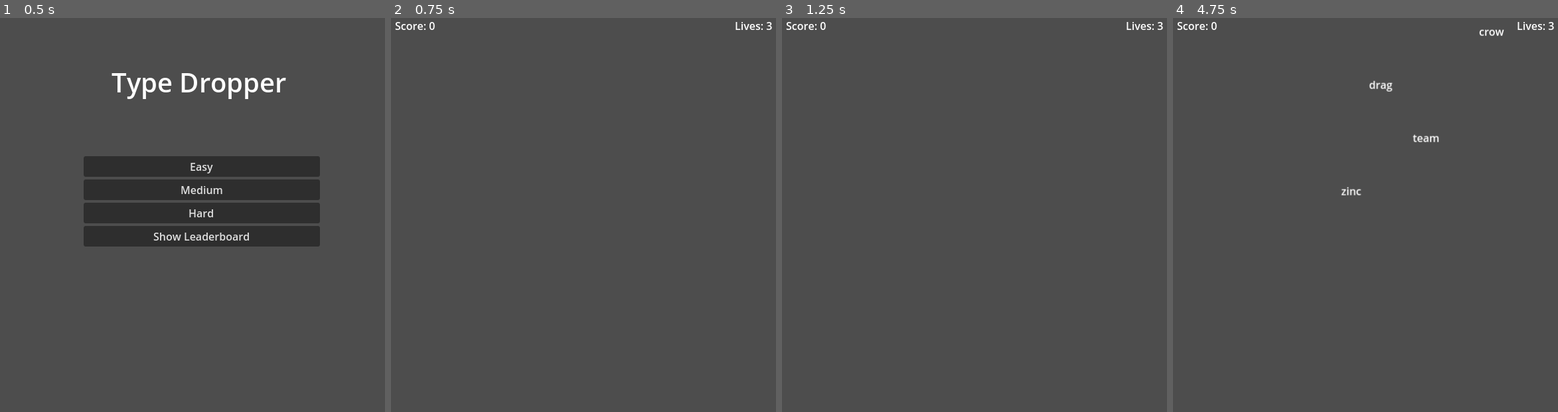
Above: before the commit, frames 1-4 (left to right).
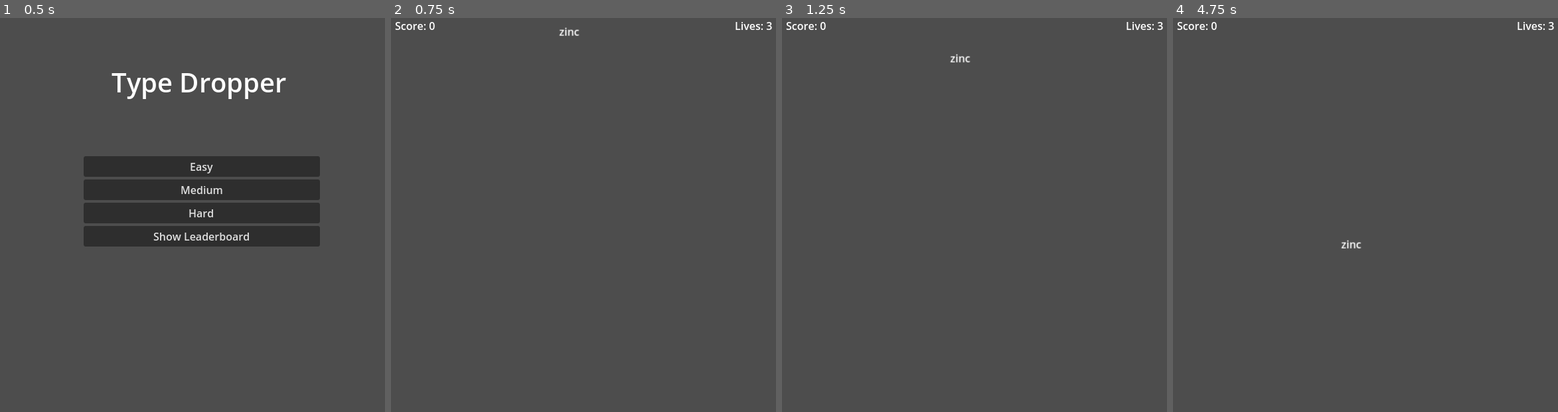
Above: after the commit, the same moments.

Repository: Sneakyweasel90/TypeDropper_Godot
Game: Godot game, scene res://MainMenu.tscn
Same seed, same stepped clock (60 frames per second), same inputs: the game is played once before the commit and once after it.
Inputs:
- Up to frame 1 (0.5 s): no input
- Up to frame 2 (0.75 s): click "Easy" at 0.5 s
- Up to frame 3 (1.25 s): no input
- Up to frame 4 (4.75 s): tap Enter at 1.25 s; tap Backspace every 0.75 s from 1.35 to 4.35 s; tap Space at 2 s

Frame 1 is identical in both runs. In frame 2, less than 0.1% of the frame differs, in the area x 43-49%, y 2-5%; in frame 3, less than 0.1%; in frame 4, 0.4%, in the area x 43-87%, y 2-59%.

Commit message:
added text removal when not typed correctly

Diff:
--- a/type-dropper/FallingWord.gd
+++ b/type-dropper/FallingWord.gd
@@ -16,11 +16,18 @@
 
 func _process(delta):
 	position.y += speed * delta
+	var parent_node = get_parent()
 
 	if position.y > 600:
 		if get_parent().has_method("decrease_life"):
 			get_parent().decrease_life()
 		queue_free()
+		if get_parent().current_word == self:
+			get_parent().current_word = null
+			get_parent().current_input = ""
+			if parent_node.has_node("InputLabel"):
+				parent_node.get_node("InputLabel").text = ""
+			get_parent().spawn_word()
 
 func check_word(input_text: String) -> bool:
 	typed_length = 0
--- a/type-dropper/Typedropper.gd
+++ b/type-dropper/Typedropper.gd
@@ -7,6 +7,8 @@
 var lives: int = 3
 var words: Array = []
 var current_input: String = ""
+var word_speed = 80
+var current_word: Node = null # Need to track the active word with this
 
 func _ready():
 	if $GameOverLabel:
@@ -14,7 +16,9 @@
 	if $InputLabel:
 		$InputLabel.text = ""
 
-	$SpawnTimer.timeout.connect(spawn_word)
+	var path = "res://words/%s.txt" % difficulty
+	load_words(path)
+	spawn_word()
 
 func setup(difficulty_choice: String):
 	difficulty = difficulty_choice
@@ -41,7 +45,10 @@
 	#print("Loaded words:", words)
 
 func _input(event):
-	if event is InputEventKey and event.pressed:
+	if not current_word:
+		return
+
+	if event is InputEventKey and event.is_pressed():
 		if event.keycode == Key.KEY_BACKSPACE:
 			if current_input.length() > 0:
 				current_input = current_input.substr(0, current_input.length() - 1)
@@ -53,18 +60,14 @@
 			if $InputLabel:
 				$InputLabel.text = current_input
 
-		for child in get_children():
-			if child.has_method("check_word") and child.check_word(current_input):
-				score += 100
-				current_input = ""
-				if $InputLabel:
-					$InputLabel.text = ""
-				break
-
-		if current_input.length() > 15:
+		if current_word.has_method("check_word") and current_word.check_word(current_input):
+			score += 100
+			word_speed += 2
 			current_input = ""
 			if $InputLabel:
 				$InputLabel.text = ""
+			current_word = null
+			spawn_word()
 
 func _process(_delta):
 	if $ScoreLabel:
@@ -77,14 +80,15 @@
 
 func spawn_word():
 	if not word_scene or words.is_empty():
-		print("Does it make it here?", word_scene)
 		return
 	var word_instance = word_scene.instantiate()
-	var word = words[randi() % words.size()]
-	word_instance.word = word
+	var word_text = words[randi() % words.size()]
+	word_instance.word = word_text
+	word_instance.speed = word_speed
 	var x = randf_range(50, 550)
 	word_instance.position = Vector2(x, 0)
 	add_child(word_instance)
+	current_word = word_instance
 
 func game_over():
 	$SpawnTimer.stop()
